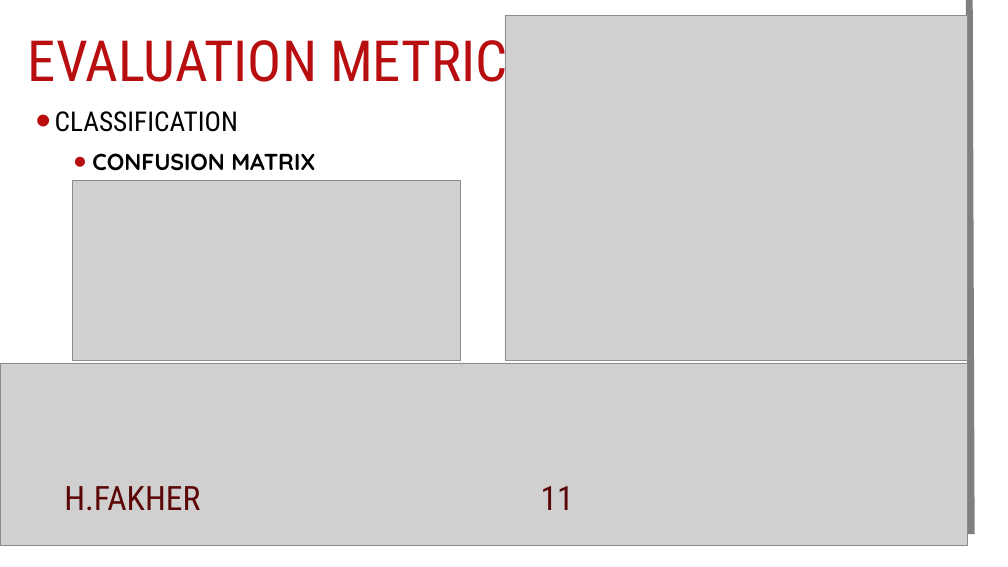
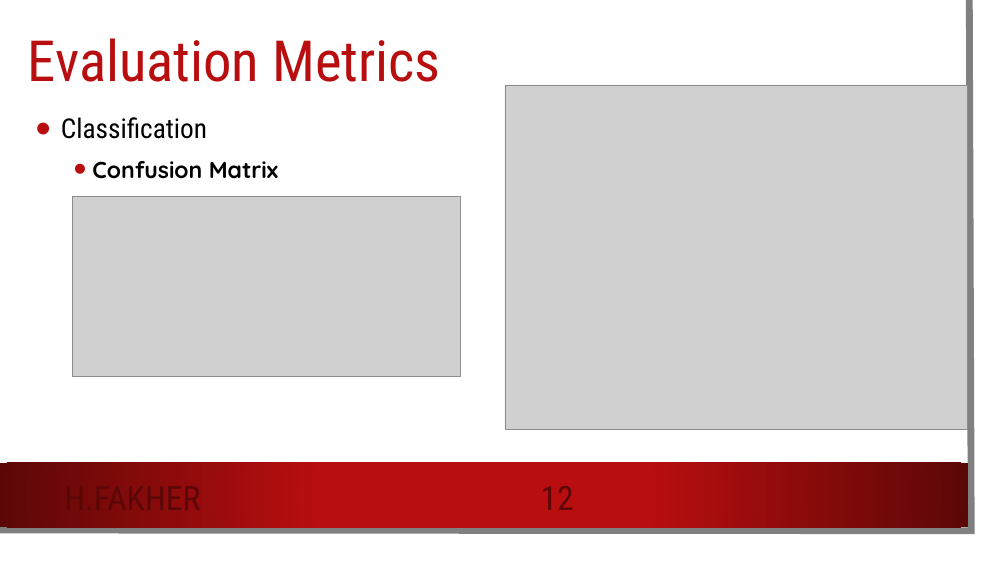
Before and after one commit to HossamFakher1/AI-Sessions, a slide deck: slide 12 of Session1/Session1.pptx (slide 11 before the commit). Drawn at 1008x567 pixels with LibreOffice and Linux fonts; fonts in the diff are those of the drawing; grey boxes stand for pictures; background and template pictures are left out. Boxes give left, top, right and bottom in pixels: in the first picture for what was removed or moved away, otherwise in the second. Text is boxed around its words. In the diff, an @@ line names an element or a change of style, - is before the commit and + after.

```diff
--- a/Session1/Session1.pptx
+++ b/Session1/Session1.pptx
@@ title at [28,38,440,82]: text changed @@
-EVALUATION METRICS
+Evaluation Metrics
@@ picture: place and size @@
-picture at [505,16,968,361]
+picture at [505,85,968,430]
@@ text at [61,117,278,179]: text changed @@
-• CLASSIFICATION
-  • CONFUSION MATRIX
+• Classification
+  • Confusion Matrix
@@ picture: place and size @@
-picture at [73,180,461,360]
+picture at [73,197,461,377]
@@ picture removed at [0,363,967,546] @@
@@ page number at [541,486,574,510]: text changed @@
-11
+12
```
Also in this commit, not shown: 8 other slides changed, 4 slides added, 2 slides removed.
